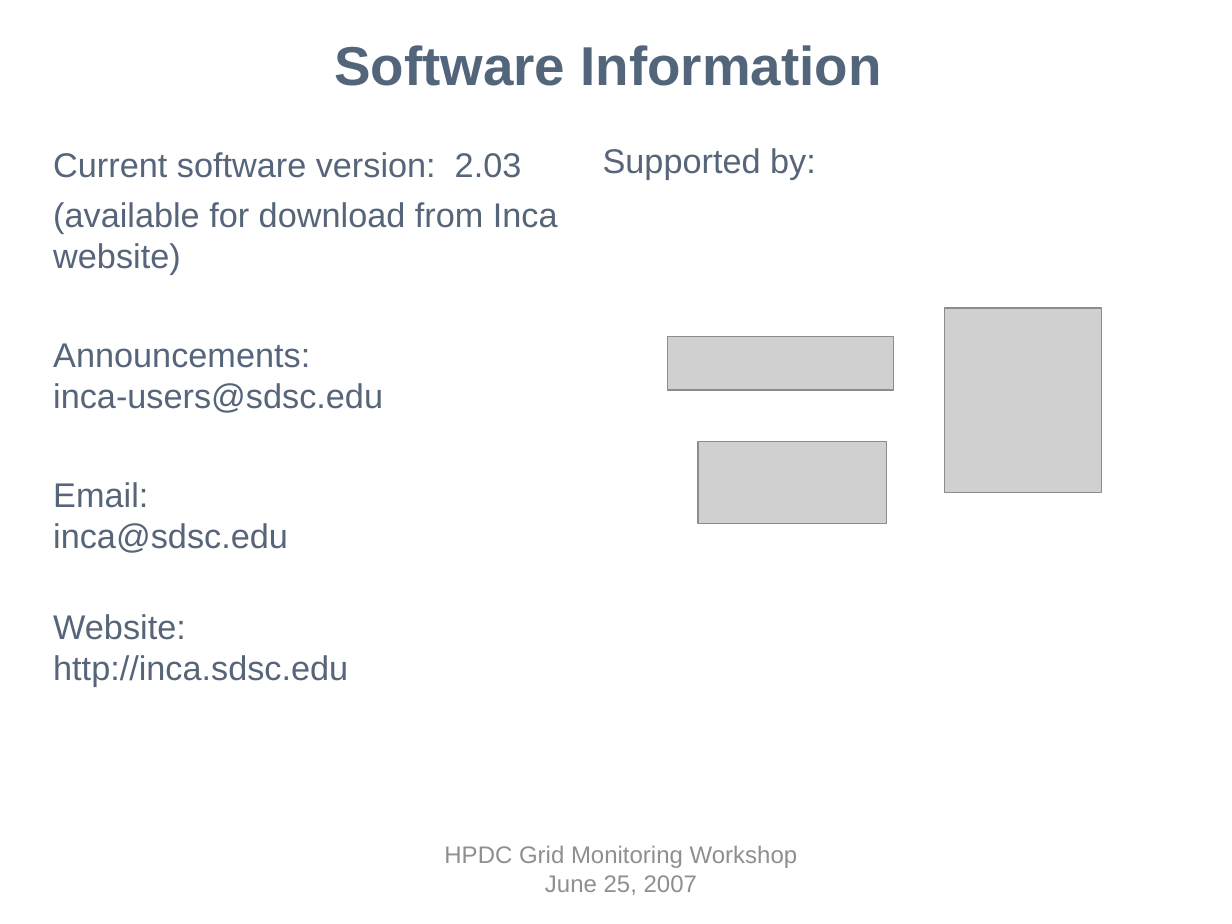
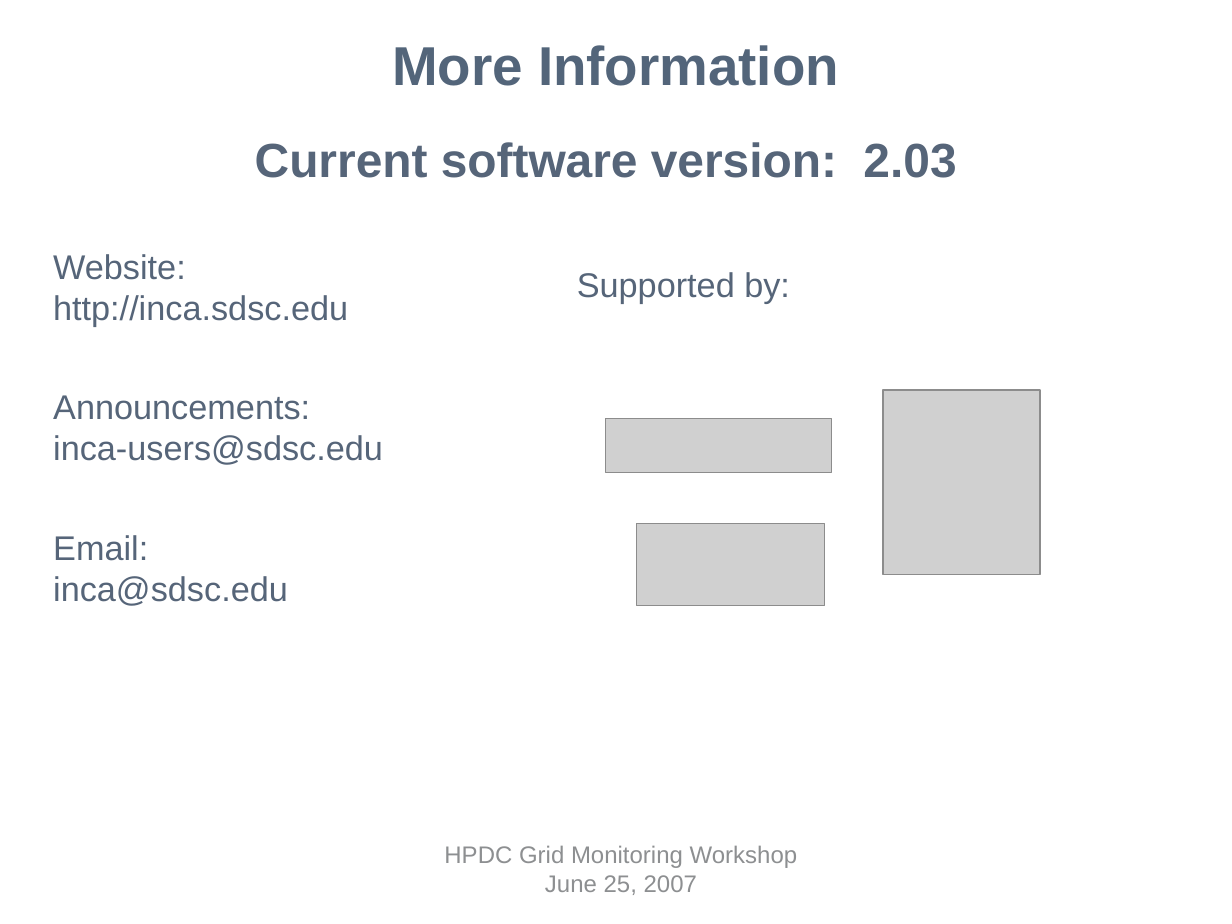
Before and after one commit to IncaProject/inca-xsede, a slide deck: slide 19 of talks/inca-gmw07.ppt (slide 18 before the commit). Drawn at 1232x924 pixels with LibreOffice and Linux fonts; fonts in the diff are those of the drawing; grey boxes stand for pictures; background and template pictures are left out. Boxes give left, top, right and bottom in pixels: in the first picture for what was removed or moved away, otherwise in the second. Text is boxed around its words. In the diff, an @@ line names an element or a change of style, - is before the commit and + after.

Commit message:
more edits

```diff
--- a/talks/inca-gmw07.ppt
+++ b/talks/inca-gmw07.ppt
@@ title at bbox=[392, 45, 839, 86]: text changed @@
-Software Information
+More Information
@@ text "Current software version: 2.03": place and size @@
-text "Current software version: 2.03" at bbox=[53, 152, 558, 687]
+text "Current software version: 2.03" at bbox=[53, 142, 956, 606]
@@ text at bbox=[255, 142, 956, 178]: size 20 to 28 pt, bold on in "Current software version: 2.03"; alignment left to centre; more space between paragraphs @@
@@ text at bbox=[53, 254, 348, 326]: text changed @@
-(available for download from Inca website)
+Website:
+http://inca.sdsc.edu
@@ text "Supported by:": place and size @@
-text "Supported by:" at bbox=[603, 148, 816, 180]
+text "Supported by:" at bbox=[577, 272, 790, 303]
@@ picture: place and size @@
-picture at bbox=[699, 441, 887, 524]
+picture at bbox=[606, 419, 832, 473]
@@ picture: place and size @@
-picture at bbox=[945, 308, 1101, 493]
+picture at bbox=[883, 391, 1040, 575]
@@ picture: place and size @@
-picture at bbox=[668, 336, 893, 391]
+picture at bbox=[637, 524, 825, 606]
@@ text at bbox=[53, 614, 348, 687]: paragraph removed @@
-Website:
-http://inca.sdsc.edu
```
Also in this commit, not shown: 2 other slides changed, 3 slides added, 2 slides removed.
